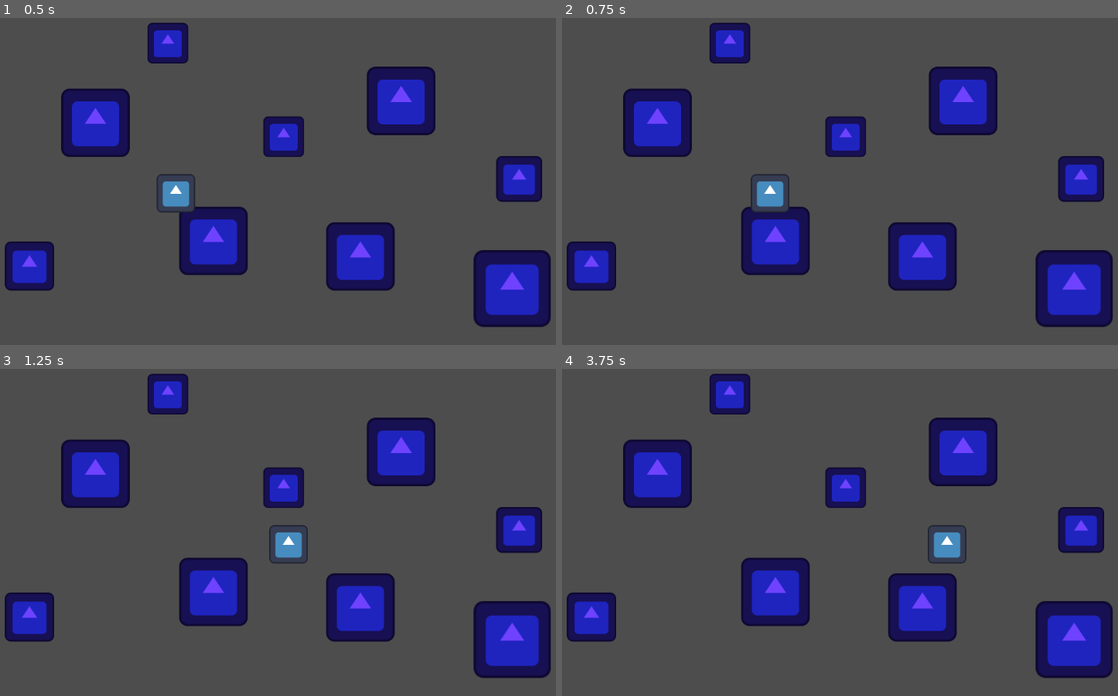
Above: before the commit, frames 1-4 (two rows, left to right).
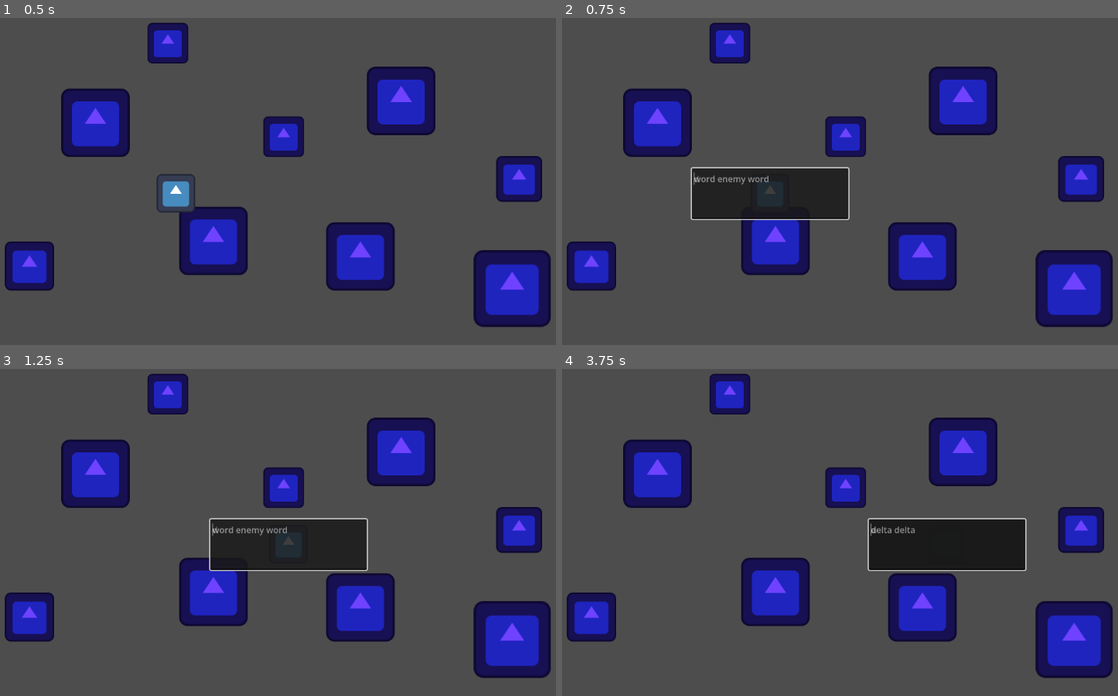
Above: after the commit, the same moments.

Repository: martin-mikestik/battle-of-grace
Game: Godot game, scene res://scenes/mock-level.tscn
Two runs of this game, one before a commit and one after it. Both use one fixed random seed, a clock stepped at 60 frames per second and the inputs below. The engine's default icon, where the game draws it, is replaced by a stand-in: a white triangle on a blue panel in a dark square.
Inputs:
- Up to frame 1 (0.5 s): no input
- Up to frame 2 (0.75 s): tap Enter (LaunchPromptGeneration, bound only after the commit) at 0.5, 0.6 s; hold D (Right) from 0.53 s (still down)
- Up to frame 3 (1.25 s): keep holding D (Right)
- Up to frame 4 (3.75 s): release D (Right) at 1.28 s; hold S (Down) 1.28-2.03 s; tap Enter (LaunchPromptGeneration, bound only after the commit) every 0.75 s from 1.35 to 3.6 s; hold D (Right) 2.03-2.78 s; hold W (Up) 2.78-3.53 s; hold A (Left) from 3.53 s (still down)

Frame 1 is identical in both runs. In frame 2, 4.5% of the frame differs, in the area x 23-52%, y 45-62%; in frame 3, 4.4%; in frame 4, 4.6%, in the area x 54-84%, y 45-62%.

Commit message:
Create basic demo with prompt generation handled

Diff:
--- a/project.godot
+++ b/project.godot
@@ -14,6 +14,10 @@
 run/main_scene="uid://26yiiarp5j50"
 config/features=PackedStringArray("4.6", "Forward Plus")
 config/icon="res://icon.svg"
+
+[autoload]
+
+TextPromptGenerator="*uid://bnabg5717q75s"
 
 [display]
 
@@ -41,6 +45,11 @@
 "events": [Object(InputEventKey,"resource_local_to_scene":false,"resource_name":"","device":-1,"window_id":0,"alt_press …(192 unchanged characters)…
 ]
 }
+LaunchPromptGeneration={
+"deadzone": 0.2,
+"events": [Object(InputEventKey,"resource_local_to_scene":false,"resource_name":"","device":-1,"window_id":0,"alt_pressed":false,"shift_pressed":false,"ctrl_pressed":false,"meta_pressed":false,"pressed":false,"keycode":0,"physical_keycode":4194309,"key_label":0,"unicode":0,"location":0,"echo":false,"script":null)
+]
+}
 
 [physics]
 
--- a/scenes/player.tscn
+++ b/scenes/player.tscn
@@ -8,6 +8,7 @@
 
 [node name="Player" type="CharacterBody2D" unique_id=145763616]
 script = ExtResource("1_3vyb7")
+speed = null
 
 [node name="Sprite2D" type="Sprite2D" parent="." unique_id=2000384539]
 scale = Vector2(0.5579744, 0.5579744)
--- /dev/null
+++ b/scenes/text-input.tscn
@@ -0,0 +1,18 @@
+[gd_scene format=3 uid="uid://ukdg61uwdpi2"]
+
+[ext_resource type="Script" uid="uid://d3sn8i1x3nytf" path="res://scripts/text-input.gd" id="1_egalr"]
+
+[node name="TextInput" type="TextEdit" unique_id=1361961069]
+anchors_preset = 8
+anchor_left = 0.5
+anchor_top = 0.5
+anchor_right = 0.5
+anchor_bottom = 0.5
+offset_left = -146.0
+offset_top = -47.0
+offset_right = 146.0
+offset_bottom = 48.0
+grow_horizontal = 2
+grow_vertical = 2
+placeholder_text = "oopsie!"
+script = ExtResource("1_egalr")
--- /dev/null
+++ b/scenes/text-prompt-generator.tscn
@@ -0,0 +1,6 @@
+[gd_scene format=3 uid="uid://bav2o0hb53mmt"]
+
+[ext_resource type="Script" uid="uid://bnabg5717q75s" path="res://scripts/text_prompt_generator.gd" id="1_ww8d2"]
+
+[node name="TextPromptGenerator" type="Node" unique_id=1082744145]
+script = ExtResource("1_ww8d2")
--- a/scripts/player.gd
+++ b/scripts/player.gd
@@ -1,6 +1,13 @@
 extends CharacterBody2D
 
 @export var speed: float = 300.0
+
+
+func _process(delta):
+	if Input.is_action_just_pressed("LaunchPromptGeneration"):
+		var instance: TextEdit = TextPromptGenerator.generate_prompt()
+		add_child(instance)
+		instance.grab_focus()
 
 func _physics_process(_delta: float) -> void:
 	var direction := Input.get_vector("Left", "Right", "Up", "Down")
--- /dev/null
+++ b/scripts/text-input.gd
@@ -0,0 +1,11 @@
+extends TextEdit
+
+@export var expected_text: String = "hello world"
+
+func _process(delta):
+	check_text()
+
+
+func check_text():
+	if text == expected_text:
+		queue_free()
--- /dev/null
+++ b/scripts/text_prompt_generator.gd
@@ -0,0 +1,30 @@
+extends Node
+
+@export var num_words_range: Vector2i = Vector2i(1, 3)
+
+const TEXT_INPUT = preload("uid://ukdg61uwdpi2")
+
+
+var possible_words: Array[String] = ["hello", "word", "enemy", "delta", "elegy"]
+
+
+func generate_prompt() -> TextEdit:
+	var instance: TextEdit = TEXT_INPUT.instantiate()
+	instance.expected_text = generate_string()
+	instance.placeholder_text = instance.expected_text
+	return instance
+
+func generate_string() -> String:
+	var num_words: int = randi_range(num_words_range.x, num_words_range.y)
+	var expected_text: String = ""
+
+	for i in range(num_words):
+		var i_selected_word: int = randi_range(num_words_range.x, num_words_range.y)
+		expected_text += possible_words[i_selected_word]
+		expected_text += " "
+
+	var expected_text_length: int = len(expected_text)
+	expected_text = expected_text.erase(expected_text_length - 1)
+
+	print(expected_text)
+	return expected_text
Not shown, added: scripts/text-input.gd.uid
Not shown, added: scripts/text_prompt_generator.gd.uid
